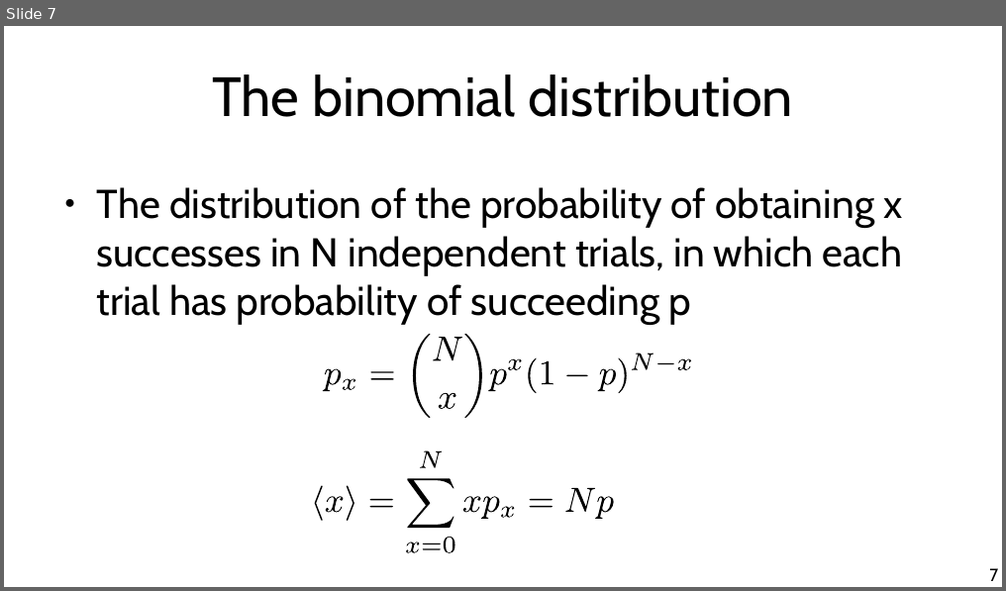
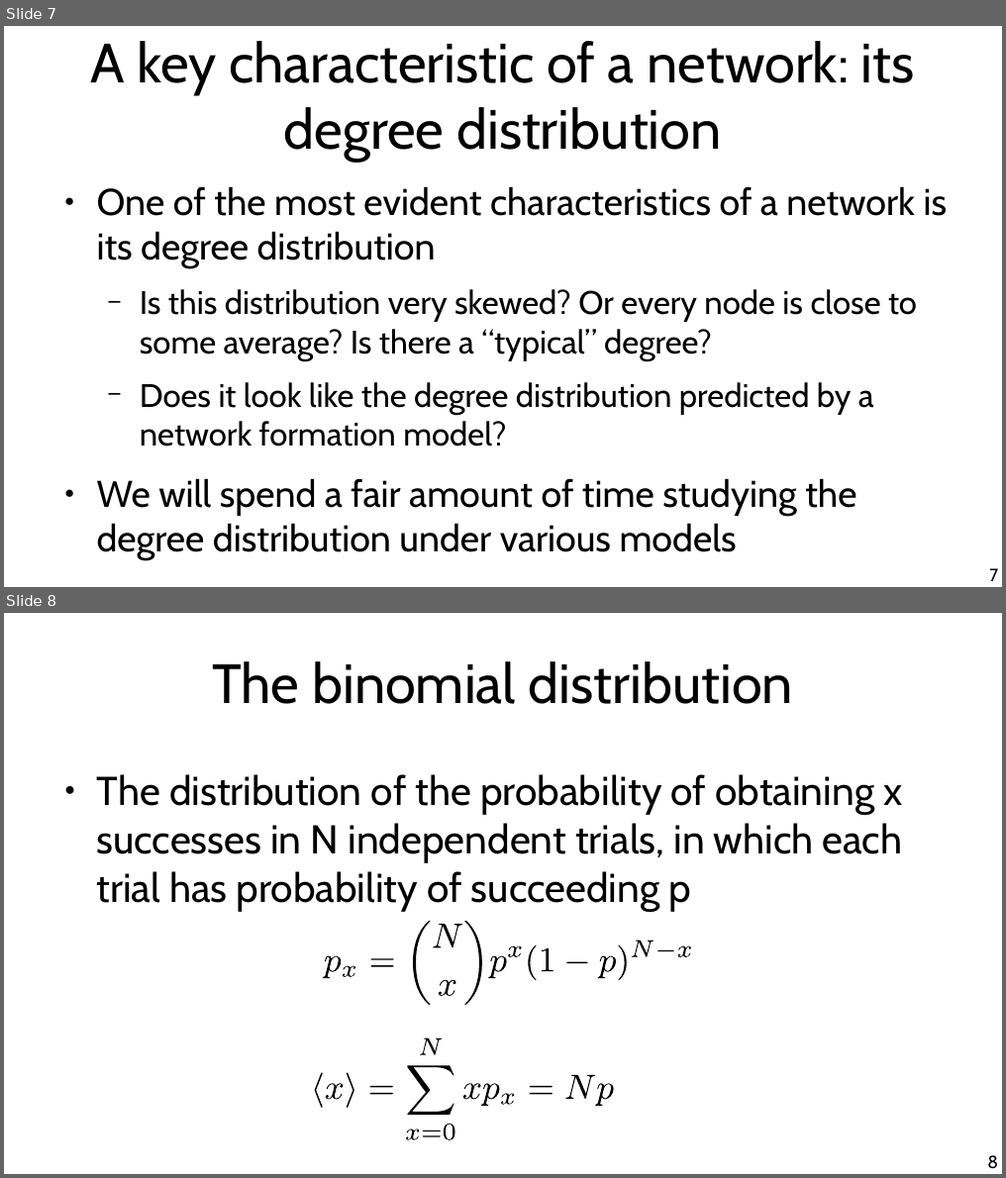
Before and after one commit to chatox/networks-science-course, a slide deck: theory/tt03_random_networks.odp. Shown one above the other, each under a label of ours: slide 7 before the commit, slides 7 and 8 after it. The pictures are 1006x591 and 1006x1178 pixels, drawn with LibreOffice and Linux fonts; fonts in the diff are those of the drawing. Boxes give left, top, right and bottom in pixels: in the first picture for what was removed or moved away, otherwise in the second. Text is boxed around its words. In the diff, an @@ line names an element or a change of style, - is before the commit and + after.

Commit message:
Explain why degree distribution is important

```diff
--- a/theory/tt03_random_networks.odp
+++ b/theory/tt03_random_networks.odp
@@ slide 7 added at box(4, 26, 1002, 587), background #FFFFFF @@
@@ title added at box(90, 41, 915, 162), 44 pt, text #000000 @@
+A key characteristic of a network: its degree distribution
@@ text added at box(97, 186, 947, 562), 25.9 pt, text #000000 @@
+● One of the most evident characteristics of a network is its degree distribution
+  − Is this distribution very skewed? Or every node is close to some average? Is there a “typical” degree?
+  − Does it look like the degree distribution predicted by a network formation model?
+● We will spend a fair amount of time studying the degree distribution under various models
@@ page number added at box(989, 569, 998, 581), 14 pt, text #000000 @@
+7
@@ what was slide 7 is now slide 8 @@
@@ page number at box(987, 1156, 998, 1169): text changed @@
-7
+8
```
Also in this commit, not shown: 6 slides changed.
